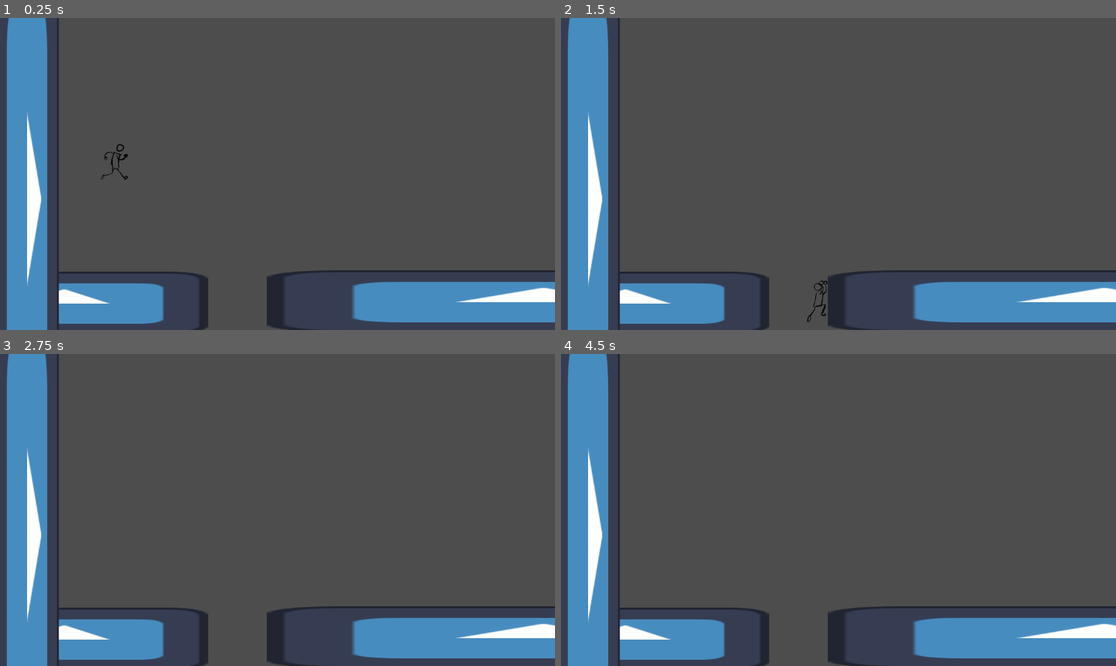
Above: before the commit, frames 1-4 (two rows, left to right).
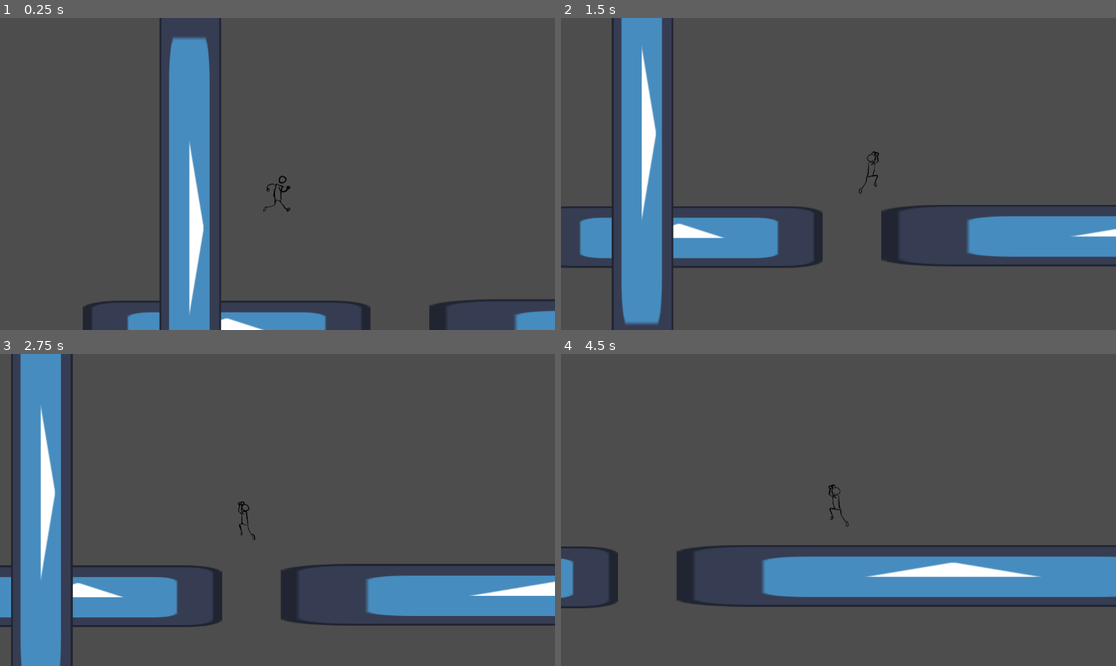
Above: after the commit, the same moments.

Repository: Tetherist/2d-project
Game: Godot game, scene res://Scenes/world.tscn
The game is run twice, just before and just after one commit, with the same random seed, the same clock (stepped at 60 frames per second) and the same inputs. The engine's default icon, where the game draws it, is replaced by a stand-in: a white triangle on a blue panel in a dark square.
Inputs:
- Up to frame 1 (0.25 s): no input
- Up to frame 2 (1.5 s): hold W (jump) 0.53-1.28 s; hold D (move_right) from 0.53 s (still down); tap W (jump) at 1.35 s
- Up to frame 3 (2.75 s): tap W (jump) at 1.52, 1.82 s; release D (move_right) at 2.03 s; hold A (move_left) from 2.03 s (still down); hold W (jump) from 2.03 s (still down)
- Up to frame 4 (4.5 s): release A (move_left) at 2.78 s; release W (jump) at 2.78 s; hold D (move_right) 2.78-4.28 s; tap W (jump) at 2.85, 3.02, 3.32, 4.35 s; hold W (jump) 3.53-4.28 s; hold A (move_left) from 4.28 s (still down)

The runs differ from the first frame. In frame 1, 25% of the frame differs, in the area x 1-100%, y 0-100%; in frame 2, 30%, in the area x 0-100%, y 0-100%; in frame 3, 23%; in frame 4, 27%.

Commit message:
added coyote time and double jumping

Diff:
--- a/Scenes/player.tscn
+++ b/Scenes/player.tscn
@@ -166,3 +166,7 @@
 
 [node name="Jump" type="Node" parent="StateMachine"]
 script = ExtResource("24_2ijsl")
+
+[node name="CoyoteTimer" type="Timer" parent="."]
+wait_time = 0.15
+one_shot = true
--- a/Scenes/world.tscn
+++ b/Scenes/world.tscn
@@ -10,6 +10,10 @@
 
 [node name="Player" parent="." instance=ExtResource("2_go701")]
 position = Vector2(239.00003, 242.00002)
+
+[node name="Camera2D" type="Camera2D" parent="Player"]
+process_callback = 0
+position_smoothing_enabled = true
 
 [node name="Ground2" type="StaticBody2D" parent="."]
 position = Vector2(1104, 588)
--- a/Scripts/States/Air/air.gd
+++ b/Scripts/States/Air/air.gd
@@ -8,16 +8,26 @@
 	elif player.velocity.y > 0:
 		player.animated_sprite.play("falling")
 
+	if player.velocity.y > 0:
+		player.coyote_timer.start()
+
 func physics_update(delta: float):
+
+	if Input.is_action_just_pressed("jump"):
+		if not player.coyote_timer.is_stopped():
+			state_machine.transition_to("jump")
+		elif player.jump_count < player.max_jumps:
+			state_machine.transition_to("jump")
+
 	var current_gravity = player.gravity
 
 	# variable jump height
 	if player.velocity.y < 0 and not Input.is_action_pressed("jump"):
-		current_gravity *= 2.0
+		current_gravity *= 2.2
 
 	# if player going down, increase gravity
 	if player.velocity.y > 0:
-		current_gravity *= 1.8
+		current_gravity *= 2.0
 
 	# gravity
 	player.velocity.y += current_gravity * delta
--- a/Scripts/States/Air/jump.gd
+++ b/Scripts/States/Air/jump.gd
@@ -3,5 +3,6 @@
 func enter():
 	# move player up
 	player.velocity.y = player.jump_velocity
+	player.jump_count += 1
 	player.animated_sprite.play("jump_start")
 	state_machine.transition_to("Air")
--- a/Scripts/States/Ground/idle.gd
+++ b/Scripts/States/Ground/idle.gd
@@ -2,6 +2,7 @@
 
 func enter():
 	player.animated_sprite.play("idle")
+	player.jump_count = 0
 
 func physics_update(delta: float):
 	player.velocity.x = move_toward(player.velocity.x, 0, player.friction * delta)
--- a/Scripts/States/Ground/run.gd
+++ b/Scripts/States/Ground/run.gd
@@ -2,6 +2,7 @@
 
 func enter():
 	player.animated_sprite.play("run")
+	player.jump_count = 0
 
 func physics_update(delta: float):
 	# gravity (in case we create slopes)
@@ -21,8 +22,6 @@
 			player.velocity.x = move_toward(player.velocity.x, direction * player.speed, player.acceleration * delta)
 		player.animated_sprite.flip_h = direction < 0
 
-
-	print(player.velocity.x)
 	player.move_and_slide()
 
 	# transitions
--- a/Scripts/player.gd
+++ b/Scripts/player.gd
@@ -8,6 +8,10 @@
 @export var friction := 2000.0
 
 @export var jump_velocity := -450.0
+@export var max_jumps = 2
+@export var jump_count = 0
+
 
 # references
 @onready var animated_sprite = $AnimatedSprite2D
+@onready var coyote_timer = $CoyoteTimer
